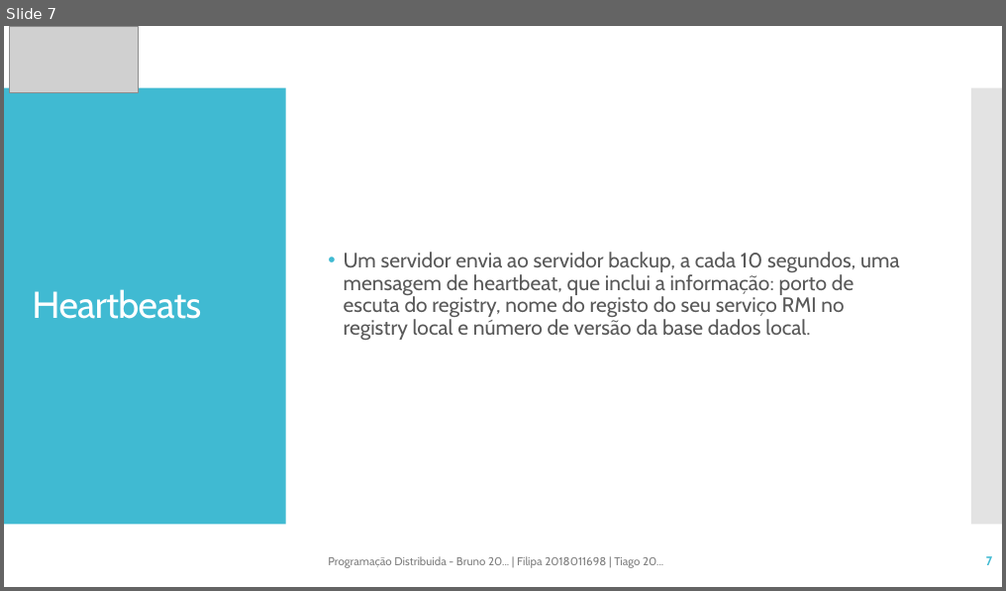
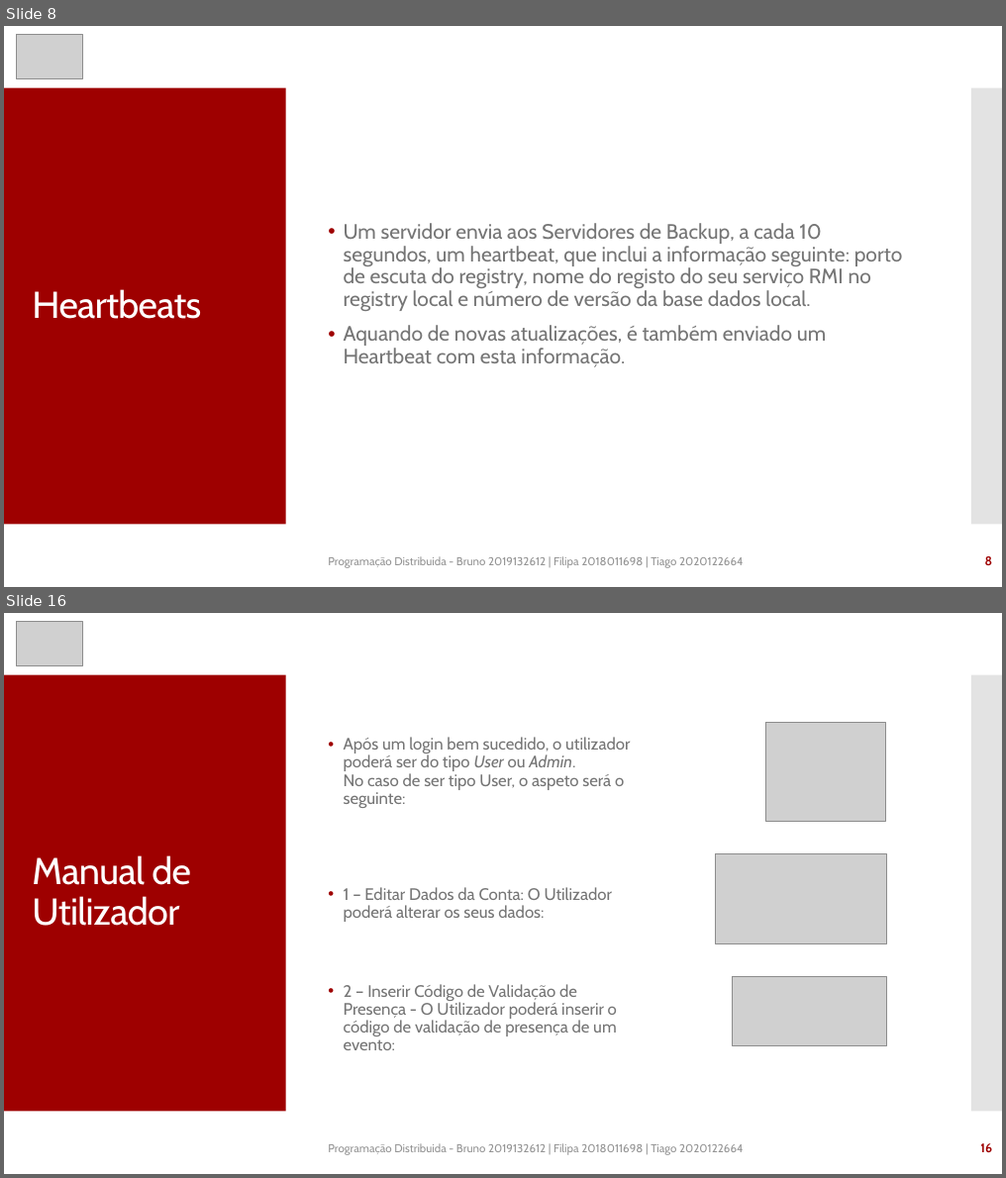
Before and after one commit to tfig-dev/eventsManager_PD, a slide deck: Trabalho_Pratico_Meta_1.pptx. Shown one above the other, each under a label of ours: slide 7 before the commit, slides 8 and 16 after it; the slides between them are not shown. The pictures are 1006x591 and 1006x1178 pixels, drawn with LibreOffice and Linux fonts; fonts in the diff are those of the drawing; grey boxes stand for pictures. Boxes give left, top, right and bottom in pixels: in the first picture for what was removed or moved away, otherwise in the second. Text is boxed around its words. In the diff, an @@ line names an element or a change of style, - is before the commit and + after.

```diff
--- a/Trabalho_Pratico_Meta_1.pptx
+++ b/Trabalho_Pratico_Meta_1.pptx
@@ slide 16 added at box(4, 613, 1002, 1174), background #FFFFFF; not listed: 2 template elements that a slide beside it also shows @@
@@ picture added at box(16, 621, 82, 665) @@
@@ picture added at box(765, 723, 886, 821) @@
@@ text added at box(344, 737, 630, 808), 16 pt, text #757575 @@
+• Após um login bem sucedido, o utilizador poderá ser do tipo User ou Admin.
+  No caso de ser tipo User, o aspeto será o seguinte:
@@ title added at box(32, 856, 191, 926), 36 pt, text #FFFFFF @@
+Manual de Utilizador
@@ picture added at box(715, 854, 887, 944) @@
@@ text added at box(344, 887, 613, 922), 16 pt, text #757575 @@
+• 1 – Editar Dados da Conta: O Utilizador poderá alterar os seus dados:
@@ text added at box(344, 984, 617, 1051), 16 pt, text #757575 @@
+• 2 – Inserir Código de Validação de Presença - O Utilizador poderá inserir o código de validação de presença de um evento:
@@ picture added at box(733, 976, 887, 1046) @@
@@ text added at box(328, 1144, 744, 1156), 11 pt, text #949494 @@
+Programação Distribuida - Bruno 2019132612 | Filipa 2018011698 | Tiago 2020122664
@@ page number added at box(980, 1144, 992, 1153), 12 pt, text #9E0000, bold @@
+16
@@ what was slide 7 is now slide 8 @@
@@ slide 8 changed as well @@
@@ picture removed at box(10, 26, 139, 93) @@
@@ picture added at box(16, 34, 82, 78) @@
@@ rectangle at box(4, 88, 286, 525): fill #40BAD2 to #9E0000 @@
@@ text at box(344, 223, 903, 368): text changed; text colour #595959 to #757575 @@
-• Um servidor envia ao servidor backup, a cada 10 segundos, uma mensagem de heartbeat, que inclui a informação: porto de escuta do registry, nome do registo do seu serviço RMI no registry local e número de versão da base dados local.
+• Um servidor envia aos Servidores de Backup, a cada 10 segundos, um heartbeat, que inclui a informação seguinte: porto de escuta do registry, nome do registo do seu serviço RMI no registry local e número de versão da base dados local.
+• Aquando de novas atualizações, é também enviado um Heartbeat com esta informação.
@@ text at box(328, 557, 744, 569): text changed; text colour #808080 to #949494 @@
-Programação Distribuida - Bruno 20... | Filipa 2018011698 | Tiago 20...
+Programação Distribuida - Bruno 2019132612 | Filipa 2018011698 | Tiago 2020122664
@@ page number at box(985, 557, 993, 566): text changed; text colour #40BAD2 to #9E0000 @@
-7
+8
```
Also in this commit, not shown: 8 other slides changed, 12 other slides added, 1 other file.
